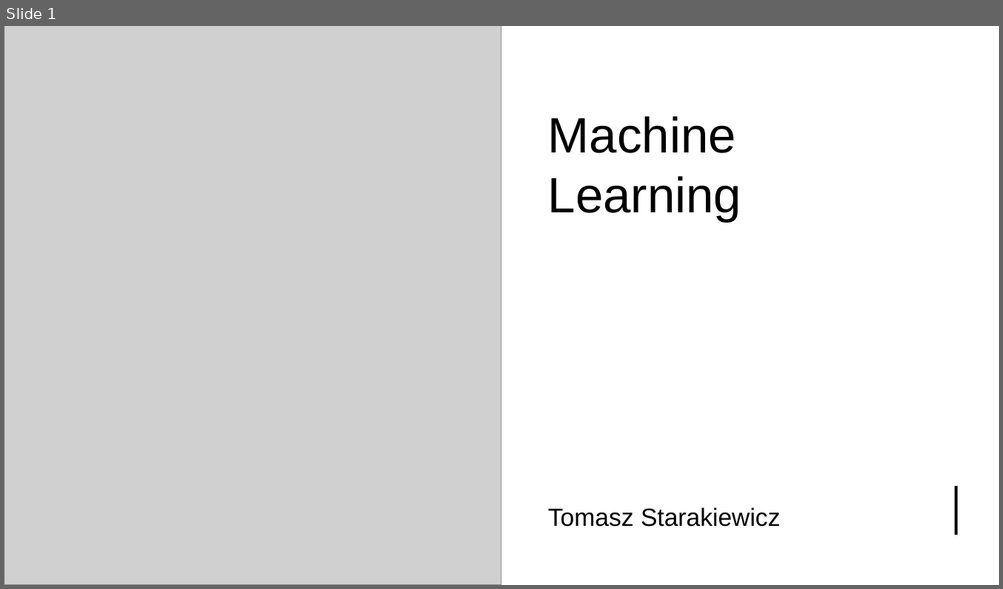
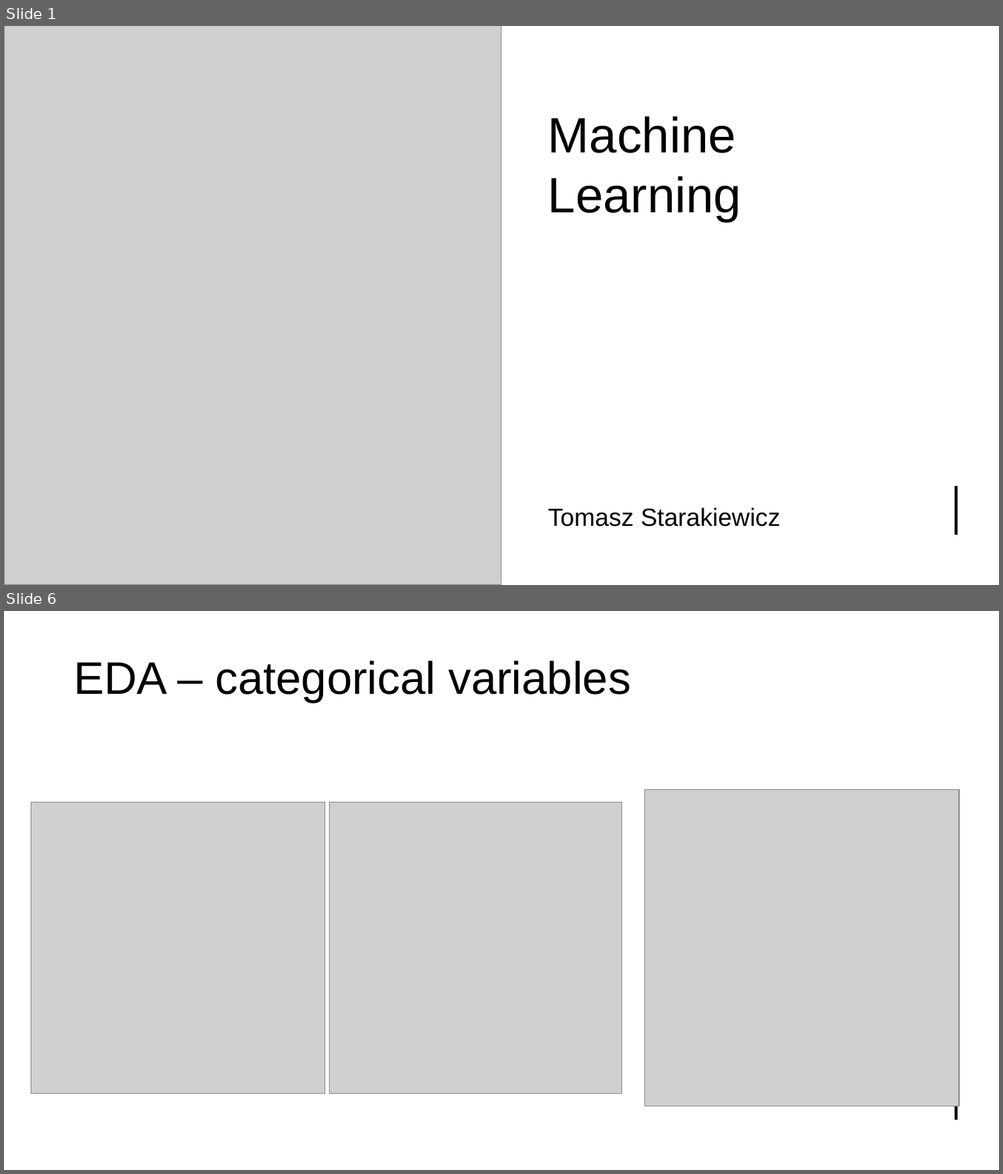
Before and after one commit to tjstarak/DSBA-ML2, a slide deck: slides/ML2_deck.pptx. Shown one above the other, each under a label of ours: slide 1 before the commit, slides 1 and 6 after it; the slides between them are not shown. The pictures are 1003x589 and 1003x1174 pixels, drawn with LibreOffice and Linux fonts; fonts in the diff are those of the drawing; grey boxes stand for pictures. Boxes give left, top, right and bottom in pixels: in the first picture for what was removed or moved away, otherwise in the second. Text is boxed around its words. In the diff, an @@ line names an element or a change of style, - is before the commit and + after.

```diff
--- a/slides/ML2_deck.pptx
+++ b/slides/ML2_deck.pptx
@@ slide 6 added at (4, 611, 999, 1170), background #FFFFFF @@
@@ rectangle added at (4, 611, 999, 1170), fill #FFFFFF @@
@@ rectangle added at (4, 611, 999, 742), fill #FFFFFF @@
@@ title added at (74, 661, 630, 703), 44 pt, text #000000 @@
+EDA – categorical variables
@@ picture added at (31, 802, 324, 1093) @@
@@ picture added at (330, 802, 622, 1093) @@
@@ picture added at (644, 789, 959, 1106) @@
@@ line added from (956, 1071) to (956, 1120), #000000 3 pt @@
```
Also in this commit, not shown: 7 other slides added, 1 slide removed.
